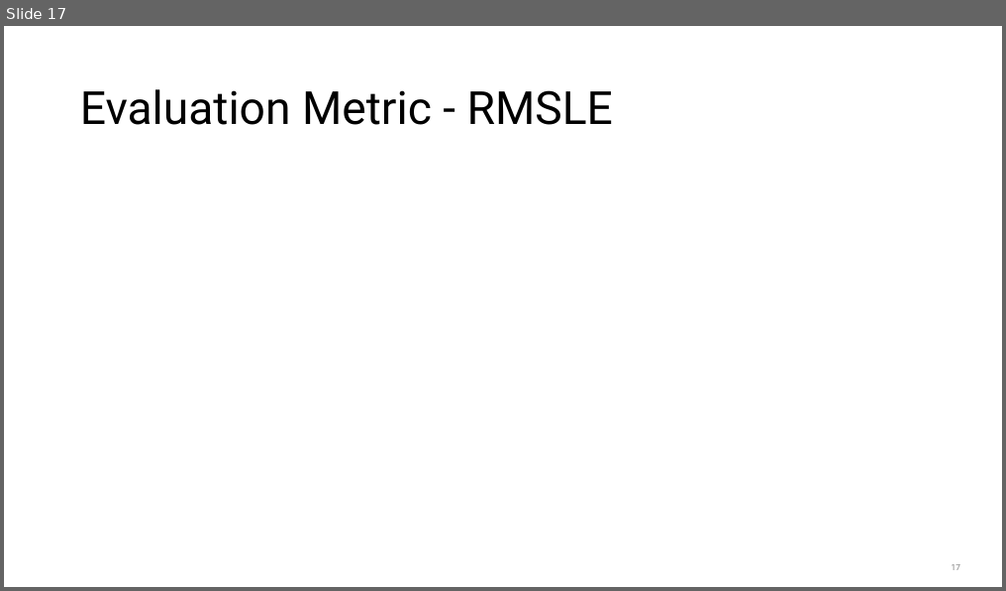
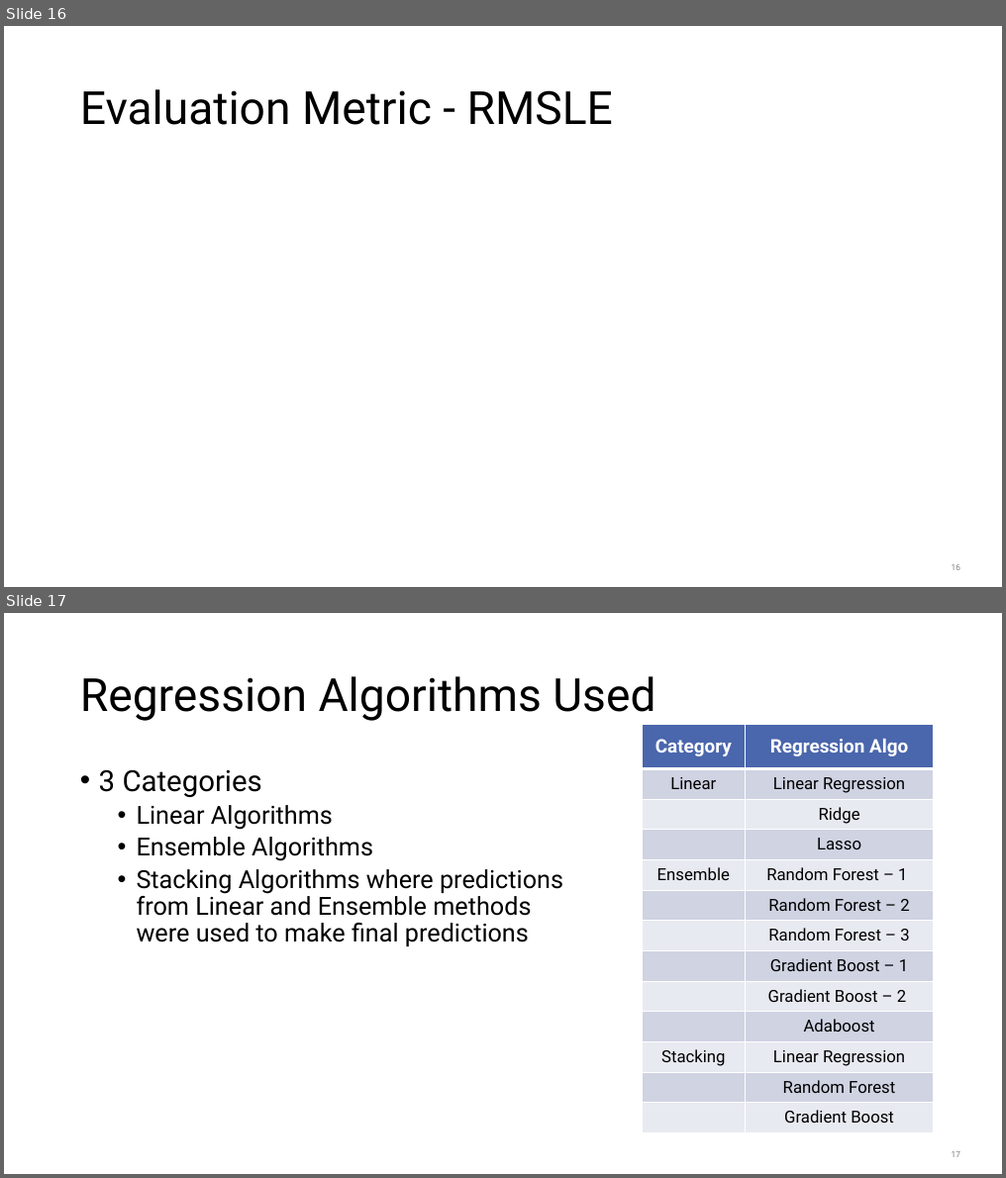
Before and after one commit to shashankvmaiya/Bike-Sharing-Demand-Prediction, a slide deck: Reports/Final_Presentation.pptx. Shown one above the other, each under a label of ours: slide 17 before the commit, slides 16 and 17 after it. The pictures are 1006x591 and 1006x1178 pixels, drawn with LibreOffice and Linux fonts; fonts in the diff are those of the drawing; grey boxes stand for pictures. Boxes give left, top, right and bottom in pixels: in the first picture for what was removed or moved away, otherwise in the second. Text is boxed around its words. In the diff, an @@ line names an element or a change of style, - is before the commit and + after.

```diff
--- a/Reports/Final_Presentation.pptx
+++ b/Reports/Final_Presentation.pptx
@@ slide 17 added at (x1=4, y1=613, x2=1002, y2=1174), background #FFFFFF; not listed: 1 template element that a slide beside it also shows @@
@@ title added at (x1=80, y1=676, x2=655, y2=721), 44 pt, text #000000 @@
+Regression Algorithms Used
@@ table added at (x1=642, y1=725, x2=933, y2=1134), 13 rows, 2 columns @@
+Category | Regression Algo
+Linear | Linear Regression
+ | Ridge
+ | Lasso
+Ensemble | Random Forest – 1
+ | Random Forest – 2
+ | Random Forest – 3
+ | Gradient Boost – 1
+ | Gradient Boost – 2
+ | Adaboost
+Stacking | Linear Regression
+ | Random Forest
+ | Gradient Boost
@@ text added at (x1=99, y1=769, x2=563, y2=947), 24 pt, text #000000 @@
+• 3 Categories
+  • Linear Algorithms
+  • Ensemble Algorithms
+  • Stacking Algorithms where predictions from Linear and Ensemble methods were used to make final predictions
@@ what was slide 17 is now slide 16 @@
@@ page number at (x1=951, y1=565, x2=960, y2=570): text changed @@
-17
+16
```
Also in this commit, not shown: 4 slides changed, 1 other slide added, 2 slides removed, 5 other files.
